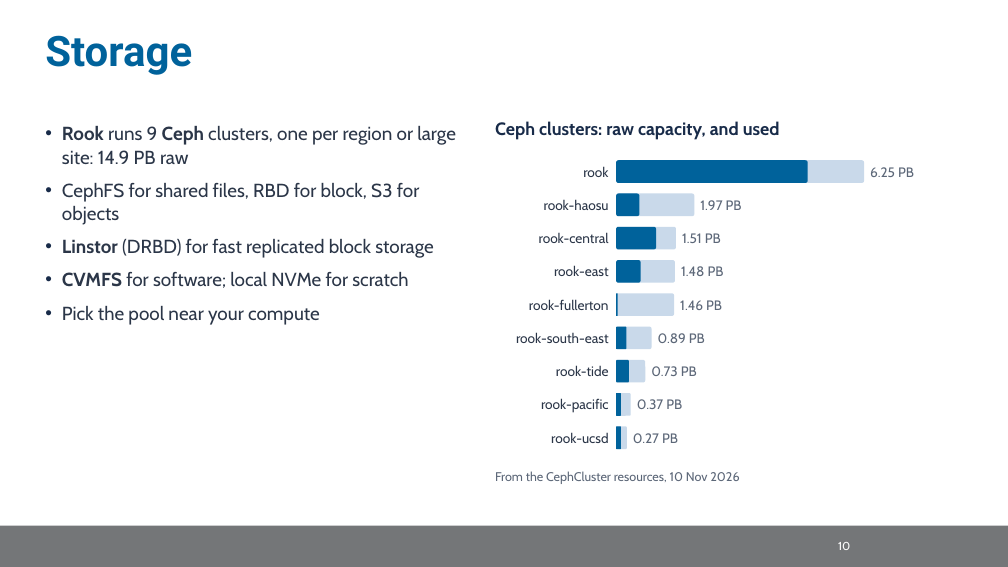
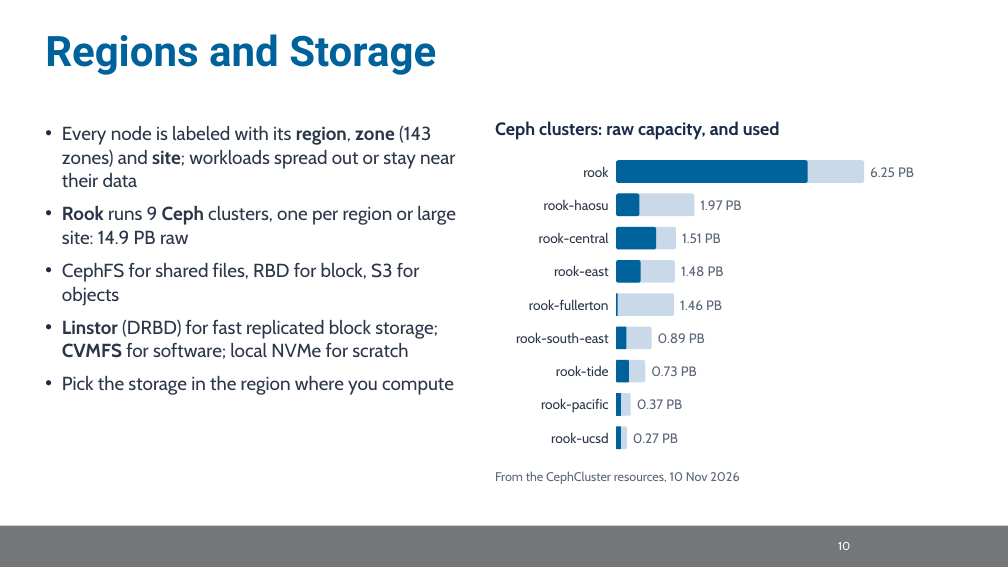
Before and after one commit to nrp-nautilus/nrp-training, a slide deck: slide 13 of trainings/scinet-sc26/slides/scinet-nrp.pptx. Drawn at 1008x567 pixels with LibreOffice and Linux fonts; fonts in the diff are those of the drawing; background and template pictures are left out. Boxes give left, top, right and bottom in pixels: in the first picture for what was removed or moved away, otherwise in the second. Text is boxed around its words. In the diff, an @@ line names an element or a change of style, - is before the commit and + after.

```diff
--- a/trainings/scinet-sc26/slides/scinet-nrp.pptx
+++ b/trainings/scinet-sc26/slides/scinet-nrp.pptx
@@ title at [45, 34, 436, 75]: text changed @@
-Storage
+Regions and Storage
@@ text at [62, 126, 455, 187]: paragraph added @@
+• Every node is labeled with its region, zone (143 zones) and site; workloads spread out or stay near their data
@@ text at [62, 206, 456, 244]: more space between paragraphs @@
@@ text at [62, 320, 454, 395]: text changed @@
-• Linstor (DRBD) for fast replicated block storage
-• CVMFS for software; local NVMe for scratch
-• Pick the pool near your compute
+• Linstor (DRBD) for fast replicated block storage; CVMFS for software; local NVMe for scratch
+• Pick the storage in the region where you compute
```
Also in this commit, not shown: 48 other slides changed, 19 slides added, 3 slides removed, 28 other files.
